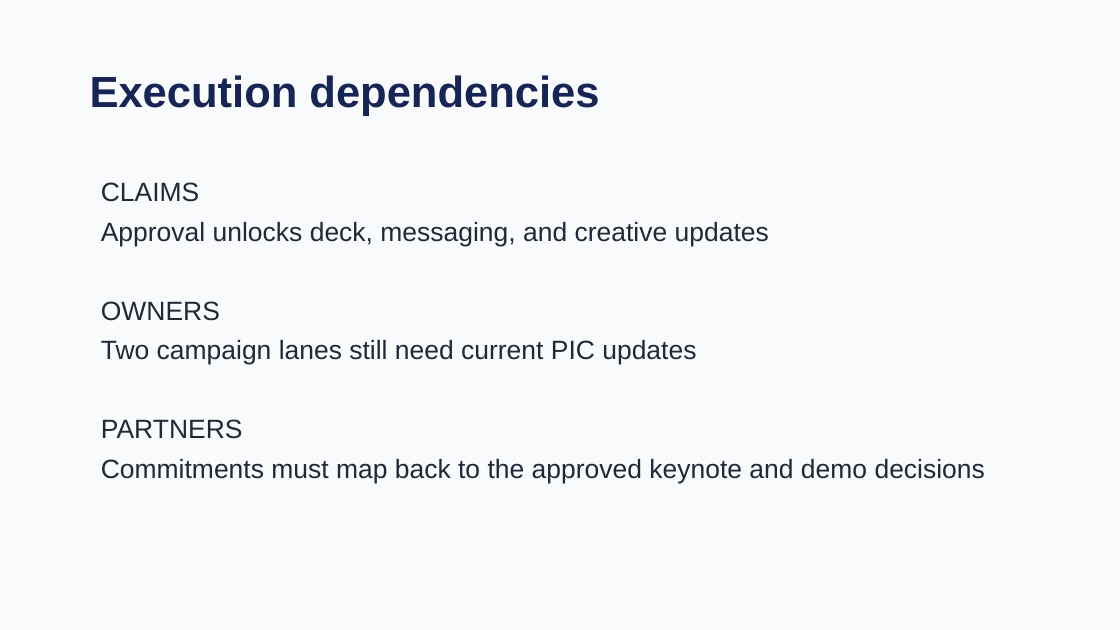
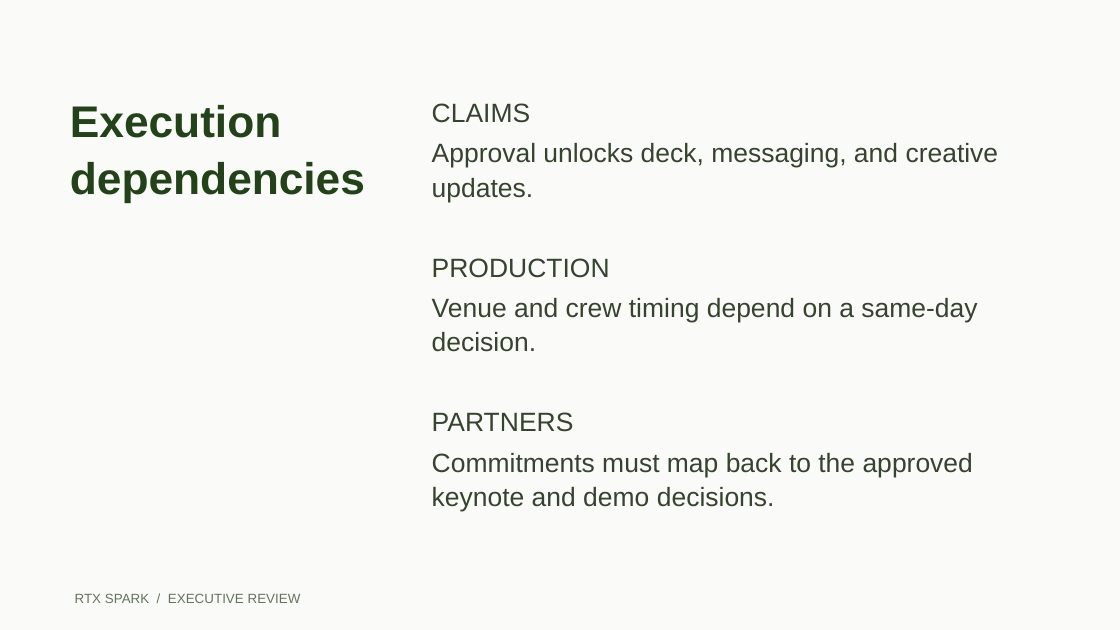
Before and after one commit to CalebJKim/chief-of-staff-agent, a slide deck: slide 8 of demo/templates/rtx-spark-exec-review.pptx. Drawn at 1120x630 pixels with LibreOffice and Linux fonts; fonts in the diff are those of the drawing. Boxes give left, top, right and bottom in pixels: in the first picture for what was removed or moved away, otherwise in the second. Text is boxed around its words. In the diff, an @@ line names an element or a change of style, - is before the commit and + after.

Commit message:
Refine Chief of Staff demo workflow and validate tracker and draft actions

```diff
--- a/demo/templates/rtx-spark-exec-review.pptx
+++ b/demo/templates/rtx-spark-exec-review.pptx
@@ background #F8FAFC to #FAFBF8 @@
@@ text "Execution dependencies": place and size @@
-text "Execution dependencies" at [90, 75, 599, 116]
+text "Execution dependencies" at [70, 105, 365, 202]
@@ text "Execution dependencies" at [70, 105, 365, 202]: size 28 to 28.5 pt, text colour #172554 to #24421A; line spacing 1.05 to 1.08 @@
@@ text "CLAIMS": place and size @@
-text "CLAIMS" at [101, 182, 985, 484]
+text "CLAIMS" at [432, 103, 999, 512]
@@ text at [432, 103, 574, 432]: text colour #1F2937 to #35432F in "CLAIMS", "PARTNERS"; line spacing 1.05 to 1.08 @@
@@ text at [432, 143, 999, 352]: text changed; text colour #1F2937 to #35432F @@
-Approval unlocks deck, messaging, and creative updates
-OWNERS
-Two campaign lanes still need current PIC updates
+Approval unlocks deck, messaging, and creative updates.
+PRODUCTION
+Venue and crew timing depend on a same-day decision.
@@ text at [432, 453, 973, 512]: text changed; text colour #1F2937 to #35432F @@
-Commitments must map back to the approved keynote and demo decisions
+Commitments must map back to the approved keynote and demo decisions.
@@ text added at [75, 593, 301, 603], 8.6 pt, text #64735E @@
+RTX SPARK / EXECUTIVE REVIEW
```
Also in this commit, not shown: 5 other slides changed, 4 slides added, 4 slides removed, 26 other files.
